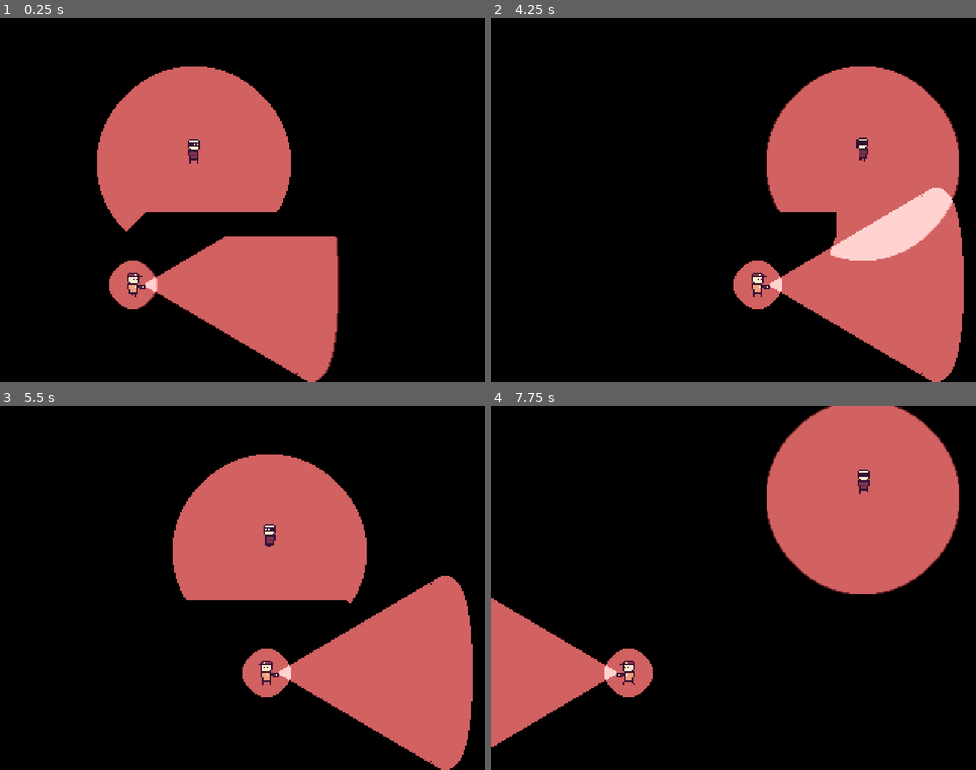
Above: before the commit, frames 1-4 (two rows, left to right).
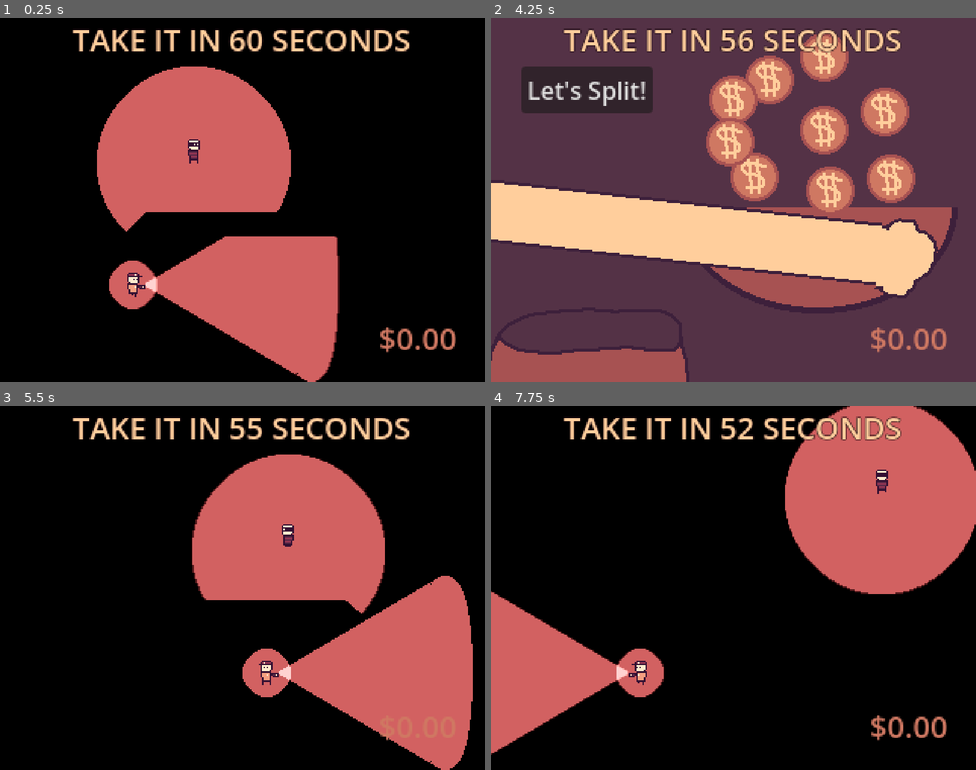
Above: after the commit, the same moments.

Repository: delano-vevo/take-it-in
Game: Godot game, scene res://Main.tscn
The game is run twice, just before and just after one commit, with the same random seed, the same clock (stepped at 60 frames per second) and the same inputs.
Inputs (mouse positions are in pixels of both pictures, inside the frame that each line leads up to):
- Up to frame 1 (0.25 s): no input
- Up to frame 2 (4.25 s): tap Enter at 0.5 s; move the mouse to (840, 181) at 0.52 s; press the mouse at (840, 181) at 0.53 s; hold D (move_right) 0.53-1.28 s; move the mouse to (636, 218) at 1.27 s; release the mouse at (636, 218) at 1.28 s; hold S (move_down) 1.28-2.03 s; click (636, 218) at 1.35 s; move the mouse to (782, 119) at 2.02 s; press the mouse at (782, 119) at 2.03 s; hold D (move_right) 2.03-2.78 s; move the mouse to (709, 272) at 2.77 s; release the mouse at (709, 272) at 2.78 s; hold W (move_up) 2.78-3.53 s; click (709, 272) at 2.85 s; move the mouse to (879, 254) at 3.52 s; press the mouse at (879, 254) at 3.53 s; hold A (move_left) from 3.53 s (still down); tap U (debug_1, bound only after the commit) at 4.15 s
- Up to frame 3 (5.5 s): release A (move_left) at 4.25 s; release the mouse at (388, 642) at 4.25 s; click (97, 478) at 4.25 s, where only the run after the commit has a clickable "Let's Split!"; tap Space at 5 s; move the mouse to (97, 533) at 5.02 s; hold A (move_left) from 5.03 s (still down); click (97, 533) at 5.1 s
- Up to frame 4 (7.75 s): move the mouse to (757, 588) at 5.77 s; release A (move_left) at 5.78 s; press the mouse at (757, 588) at 5.78 s; hold S (move_down) 5.78-6.53 s; move the mouse to (660, 497) at 6.52 s; release the mouse at (660, 497) at 6.53 s; hold D (move_right) 6.53-7.28 s; click (660, 497) at 6.6 s; move the mouse to (840, 569) at 7.27 s; press the mouse at (840, 569) at 7.28 s; hold W (move_up) from 7.28 s (still down)

The runs differ from the first frame. In frame 1, 2.4% of the frame differs, in the area x 15-94%, y 3-92%; in frame 2, 97%, in the area x 0-100%, y 0-100%; in frame 3, 5.5%; in frame 4, 8.9%.

Commit message:
Implemented simple UI for money and basic control flow between main level & thievery minigame

Diff:
--- /dev/null
+++ b/GUI/Money.tscn
@@ -0,0 +1,33 @@
+[gd_scene format=3 uid="uid://bqhay07opq2lv"]
+
+[ext_resource type="Script" uid="uid://5q6fjdv8bytx" path="res://GUI/money.gd" id="1_ry8jb"]
+
+[node name="Money" type="Control" unique_id=1474558034 node_paths=PackedStringArray("money_label")]
+layout_mode = 3
+anchors_preset = 3
+anchor_left = 1.0
+anchor_top = 1.0
+anchor_right = 1.0
+anchor_bottom = 1.0
+grow_horizontal = 0
+grow_vertical = 0
+script = ExtResource("1_ry8jb")
+money_label = NodePath("MoneyLabel")
+
+[node name="MoneyLabel" type="Label" parent="." unique_id=953427745]
+layout_mode = 1
+anchors_preset = 3
+anchor_left = 1.0
+anchor_top = 1.0
+anchor_right = 1.0
+anchor_bottom = 1.0
+offset_left = -124.0
+offset_top = -43.0
+offset_right = -18.0
+offset_bottom = -15.0
+grow_horizontal = 0
+grow_vertical = 0
+pivot_offset = Vector2(106, 29)
+theme_override_colors/font_color = Color(0.8117647, 0.47058824, 0.38431373, 1)
+theme_override_font_sizes/font_size = 20
+horizontal_alignment = 2
--- /dev/null
+++ b/GUI/Timer.tscn
@@ -0,0 +1,29 @@
+[gd_scene format=3 uid="uid://blbhu1l75da3g"]
+
+[ext_resource type="Script" uid="uid://dfio5b011yx3k" path="res://GUI/timer.gd" id="1_f2q12"]
+
+[node name="Timer" type="Control" unique_id=1262625749 node_paths=PackedStringArray("timer_label")]
+layout_mode = 3
+anchors_preset = 5
+anchor_left = 0.5
+anchor_right = 0.5
+grow_horizontal = 2
+script = ExtResource("1_f2q12")
+timer_label = NodePath("Label")
+
+[node name="Label" type="Label" parent="." unique_id=1702621258]
+custom_minimum_size = Vector2(320, 0)
+layout_mode = 1
+anchors_preset = 5
+anchor_left = 0.5
+anchor_right = 0.5
+offset_left = -160.0
+offset_right = 160.0
+offset_bottom = 28.0
+grow_horizontal = 2
+theme_override_colors/font_color = Color(1, 0.80784315, 0.6117647, 1)
+theme_override_colors/font_outline_color = Color(0.101960786, 0.03137255, 0.05490196, 1)
+theme_override_constants/outline_size = 2
+theme_override_font_sizes/font_size = 20
+text = "TAKE IT IN 60 SECONDS"
+horizontal_alignment = 1
--- /dev/null
+++ b/GUI/money.gd
@@ -0,0 +1,9 @@
+extends Control
+## Displays the UI element for counting up the player's money
+
+## Editor nodes
+@export var money_label: Label ## The Label responsible for displaying the total money
+
+## Used to update the current money amount
+func set_money(amount: float) -> void:
+	money_label.set_text("$%.2f" % amount)
--- /dev/null
+++ b/GUI/timer.gd
@@ -0,0 +1,9 @@
+extends Control
+## Handles the logic for the level timer
+
+## Editor nodes
+@export var timer_label: Label
+
+## Sets the label value based on the provided time remaining
+func set_time(seconds: float) -> void:
+	timer_label.set_text("TAKE IT IN %.0f SECONDS" % seconds)
--- a/Main.tscn
+++ b/Main.tscn
@@ -3,6 +3,8 @@
 [ext_resource type="Script" uid="uid://bi83orudkolxo" path="res://main.gd" id="1_glv2v"]
 [ext_resource type="PackedScene" uid="uid://rrcjv7q3caks" path="res://Entities/Player/Player.tscn" id="2_uu6xs"]
 [ext_resource type="PackedScene" uid="uid://cl3j8ys3euhdn" path="res://Levels/Level1.tscn" id="3_r0du0"]
+[ext_resource type="PackedScene" uid="uid://blbhu1l75da3g" path="res://GUI/Timer.tscn" id="4_cm0pq"]
+[ext_resource type="PackedScene" uid="uid://bqhay07opq2lv" path="res://GUI/Money.tscn" id="5_fos0i"]
 
 [sub_resource type="Environment" id="Environment_c55ln"]
 background_mode = 3
@@ -10,9 +12,14 @@
 glow_intensity = 0.2
 glow_strength = 0.8
 
-[node name="Main" type="Node2D" unique_id=571149764 node_paths=PackedStringArray("ui_layer", "current_level")]
+[node name="Main" type="Node2D" unique_id=571149764 node_paths=PackedStringArray("ui_layer", "thievery_layer", "timer_ui", "money_ui", "level_timer", "player", "current_level")]
 script = ExtResource("1_glv2v")
 ui_layer = NodePath("UILayer")
+thievery_layer = NodePath("ThieveryLayer")
+timer_ui = NodePath("UILayer/Timer")
+money_ui = NodePath("UILayer/Money")
+level_timer = NodePath("LevelTimer")
+player = NodePath("Player")
 current_level = NodePath("Level1")
 
 [node name="WorldEnvironment" type="WorldEnvironment" parent="." unique_id=1560649801]
@@ -28,3 +35,15 @@
 
 [node name="UILayer" type="CanvasLayer" parent="." unique_id=2049434255]
 layer = 1000
+
+[node name="Timer" parent="UILayer" unique_id=1262625749 instance=ExtResource("4_cm0pq")]
+
+[node name="Money" parent="UILayer" unique_id=1474558034 instance=ExtResource("5_fos0i")]
+
+[node name="ThieveryLayer" type="CanvasLayer" parent="." unique_id=2023257996]
+layer = 500
+
+[node name="LevelTimer" type="Timer" parent="." unique_id=203732588]
+wait_time = 60.0
+one_shot = true
+autostart = true
--- a/Thievery/Thievery.tscn
+++ b/Thievery/Thievery.tscn
@@ -50,3 +50,21 @@
 
 [node name="ThiefBag" parent="." unique_id=1923026651 instance=ExtResource("5_cgip7")]
 position = Vector2(64, 240)
+
+[node name="ThieveryUI" type="Control" parent="." unique_id=1489566288]
+custom_minimum_size = Vector2(320, 240)
+layout_mode = 3
+anchors_preset = 0
+offset_right = 320.0
+offset_bottom = 240.0
+
+[node name="Button" type="Button" parent="ThieveryUI" unique_id=476092316]
+layout_mode = 0
+offset_left = 20.0
+offset_top = 32.0
+offset_right = 107.0
+offset_bottom = 63.0
+text = "Let's Split!"
+
+[connection signal="get_money" from="ThiefBag" to="." method="_on_thief_bag_get_money"]
+[connection signal="pressed" from="ThieveryUI/Button" to="." method="_on_button_pressed"]
--- a/Thievery/thief_hand.gd
+++ b/Thievery/thief_hand.gd
@@ -12,7 +12,7 @@
 		if (Input.is_action_just_pressed("grab")):
 			# On grab, check for overlap in hand_area and grab all goodies
 			for body in hand_area.get_overlapping_bodies():
-				if body is Goodie:
+				if (body is Goodie):
 					body.grabbed(hand_sprite)
 		elif (Input.is_action_just_released("grab")):
 			for goodie in get_tree().get_nodes_in_group("goodies"):
--- a/Thievery/thievery.gd
+++ b/Thievery/thievery.gd
@@ -1,5 +1,18 @@
 extends Node2D
 ## Responsible for controlling the thievery minigame
 
+## Signals
+signal thievery_done ## Used to hand control back off to current_level in Main
+signal get_money(amount: float) ## Propagated from ThiefBag to pass to Main
+
 ## Editor nodes
 @export var hand: Node2D
+
+## Handle button press to exit the minigame
+func _on_button_pressed() -> void:
+	thievery_done.emit()
+	queue_free()
+
+## Propagate a get_money signal up to Main
+func _on_thief_bag_get_money(amount: float) -> void:
+	get_money.emit(amount)
--- a/main.gd
+++ b/main.gd
@@ -2,8 +2,16 @@
 extends Node2D
 ## Responsible for scene handling and controlling the gameplay "flow"
 
+## Resource loads
+const thievery_tscn: PackedScene = preload("res://Thievery/Thievery.tscn")
+
 ## Editor nodes
 @export var ui_layer: CanvasLayer ## The layer responsible for rendering fixed UI elements over the game
+@export var thievery_layer: CanvasLayer ## The layer responsible for rendering the Thievery minigame
+@export var timer_ui: Control ## The UI node responsible for displaying the level timer
+@export var money_ui: Control ## The UI node responsible for displaying the player's current money
+@export var level_timer: Timer ## The actual Timer node responsible for the level time
+@export var player: Entity ## The player
 
 ## Gameplay variables
 @export var current_level: Node2D ## Exposed to the editor so that levels can be hotswapped for testing
@@ -13,9 +21,34 @@
 func _ready() -> void:
 	# Set the window clear color to match palette
 	RenderingServer.set_default_clear_color(Color("a75252"))
+	# Initialize UI elements
+	money_ui.set_money(0)
+
+## Game loop
+func _process(delta: float) -> void:
+	# Update the timer UI
+	timer_ui.set_time(level_timer.time_left)
+	# Debug inputs
+	if (Input.is_action_just_pressed("debug_1")):
+		do_thievery()
+
+## Triggers a Thievery event
+func do_thievery() -> void:
+	print("Initiating diabolical thievery!")
+	var thievery = thievery_tscn.instantiate()
+	thievery_layer.add_child(thievery)
+	thievery.thievery_done.connect(_on_thievery_done)
+	thievery.get_money.connect(_on_money_get)
+	remove_child(current_level) # Remove the current level from the scene tree, but keep it loaded in memory
+	remove_child(player)
+
+func _on_thievery_done() -> void:
+	add_child(current_level) # Return the level from memory to the scene tree
+	add_child(player)
 
 ## Signal handler for when money is obtained
 func _on_money_get(amount: float) -> void:
 	money += amount
 	print("Total money: " + str(money))
 	# Update the UI element
+	money_ui.set_money(money)
--- a/project.godot
+++ b/project.godot
@@ -58,6 +58,11 @@
 "events": [Object(InputEventMouseButton,"resource_local_to_scene":false,"resource_name":"","device":-1,"window_id":0,"a …(253 unchanged characters)…
 ]
 }
+debug_1={
+"deadzone": 0.2,
+"events": [Object(InputEventKey,"resource_local_to_scene":false,"resource_name":"","device":-1,"window_id":0,"alt_pressed":false,"shift_pressed":false,"ctrl_pressed":false,"meta_pressed":false,"pressed":false,"keycode":0,"physical_keycode":85,"key_label":0,"unicode":117,"location":0,"echo":false,"script":null)
+]
+}
 
 [physics]
 
Not shown, added: GUI/money.gd.uid
Not shown, added: GUI/timer.gd.uid
